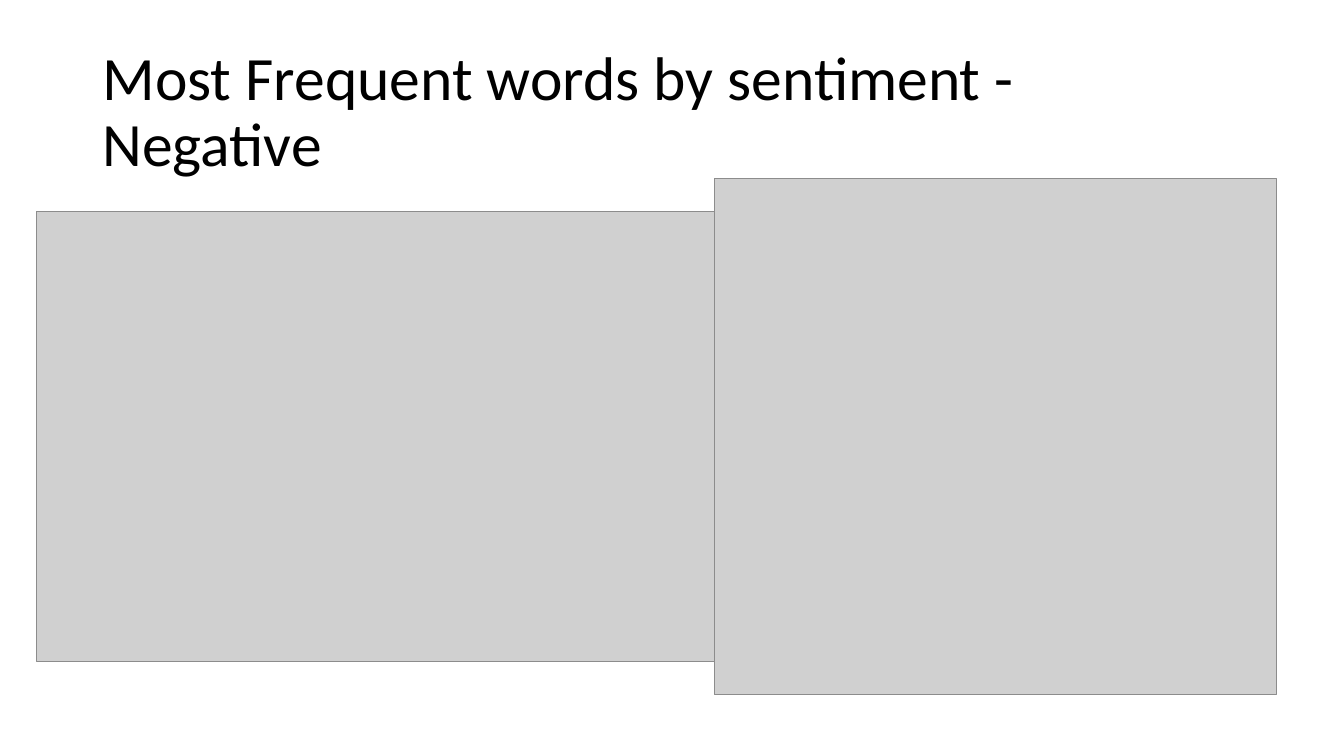
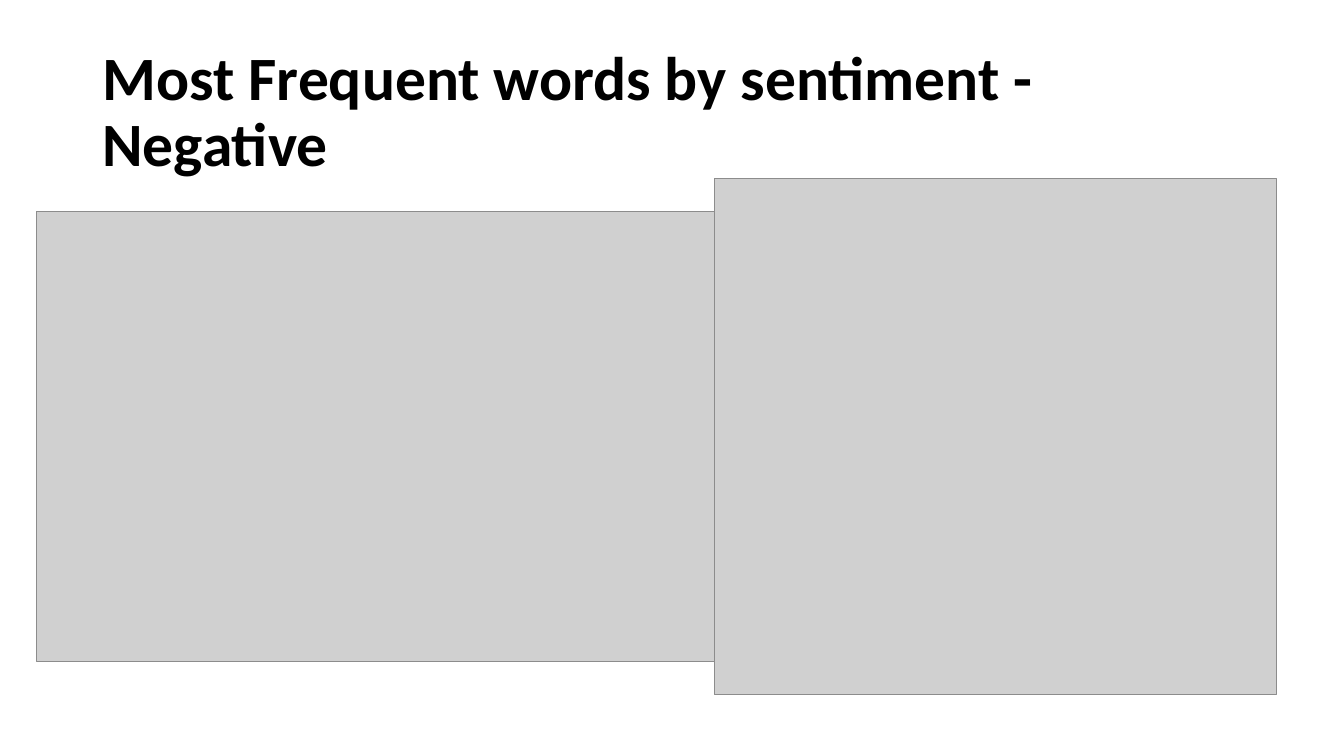
Before and after one commit to datamaniac03/Simple-Tweet-Text-Analysis, a slide deck: slide 12 of Presentation1.pptx. Drawn at 1344x756 pixels with LibreOffice and Linux fonts; fonts in the diff are those of the drawing; grey boxes stand for pictures. Boxes give left, top, right and bottom in pixels: in the first picture for what was removed or moved away, otherwise in the second. Text is boxed around its words. In the diff, an @@ line names an element or a change of style, - is before the commit and + after.

```diff
--- a/Presentation1.pptx
+++ b/Presentation1.pptx
@@ title "Most Frequent words by sentiment ..." at [102, 56, 1000, 177]: bold on @@
```
Also in this commit, not shown: 6 other slides changed.
